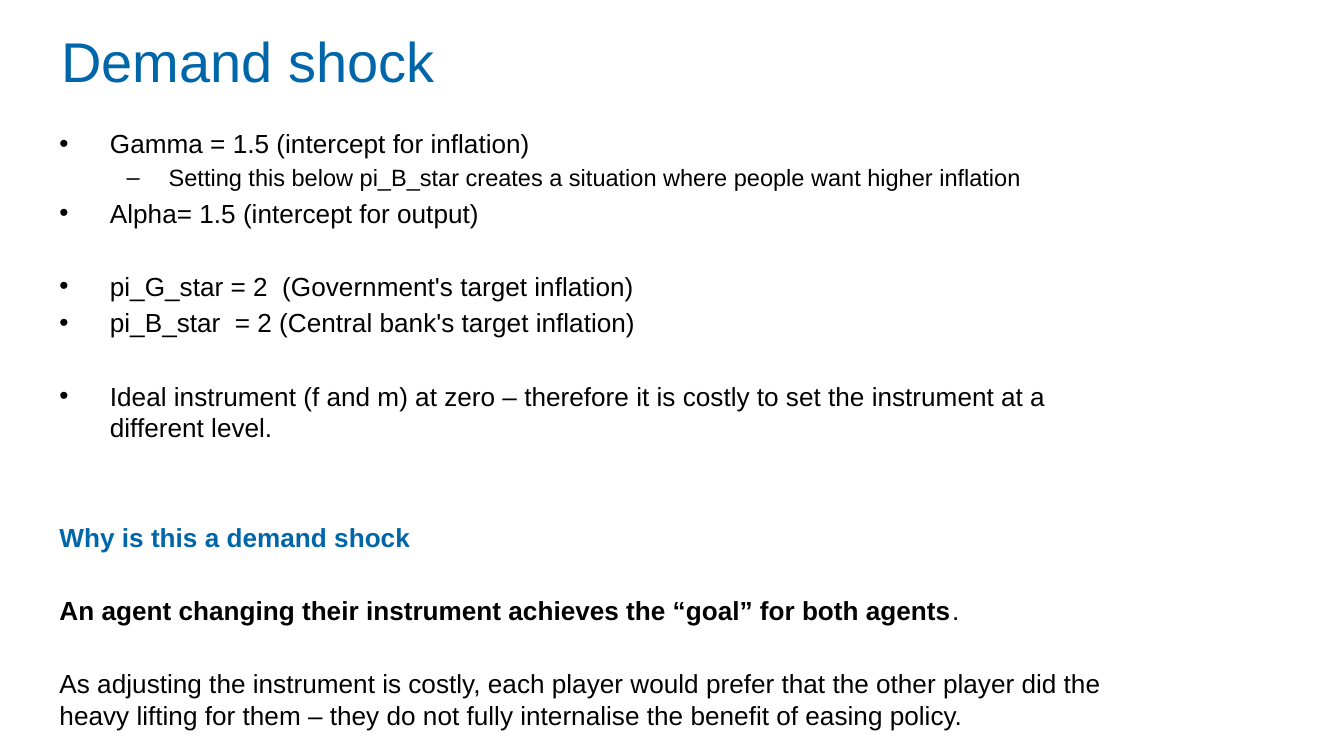
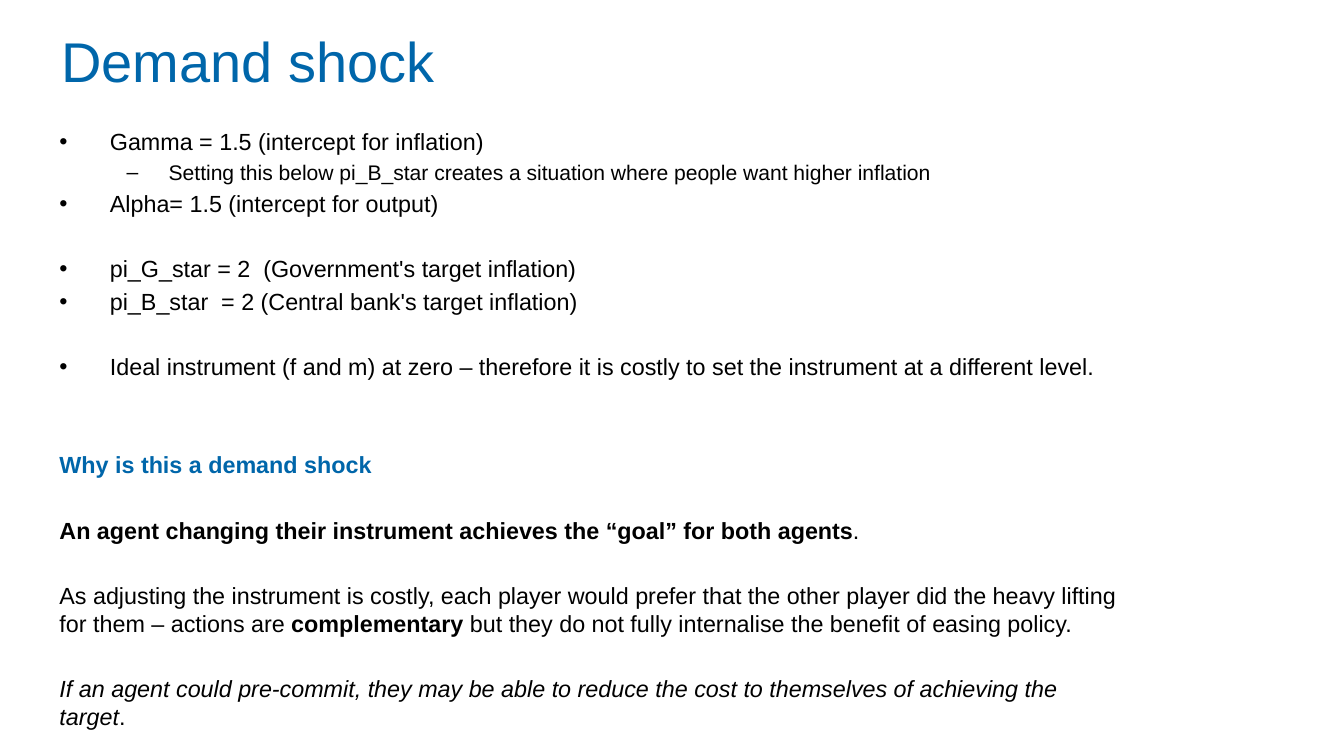
Before and after one commit to Zjub/TVHENZ, a slide deck: slide 12 of MF coordination/SI_game/Monetary and Fiscal Policy Coordination.pptx. Drawn at 1344x756 pixels with LibreOffice and Linux fonts; fonts in the diff are those of the drawing. Boxes give left, top, right and bottom in pixels: in the first picture for what was removed or moved away, otherwise in the second. Text is boxed around its words. In the diff, an @@ line names an element or a change of style, - is before the commit and + after.

Commit message:
update slides

```diff
--- a/MF coordination/SI_game/Monetary and Fiscal Policy Coordination.pptx
+++ b/MF coordination/SI_game/Monetary and Fiscal Policy Coordination.pptx
@@ text at bbox=[59, 133, 1093, 544]: size 14 to 12.5 pt in "Gamma = 1.5 (intercept for inflation)", "Alpha= 1.5 (intercept for output)", "pi_G_star = 2 (Government's target inflation)", "pi_B_star = 2 (Central bank's target inflation)" and 3 more places; size 12.6 to 11.2 pt in "Setting this below pi_B_star creates a situation ..." @@
@@ text at bbox=[59, 587, 1115, 730]: text changed; size 14 to 12.5 pt @@
-As adjusting the instrument is costly, each player would prefer that the other player did the heavy lifting for them – they do not fully internalise the benefit of easing policy.
-If an agent could precommit, they may be able to reduce the cost to themselves …
+As adjusting the instrument is costly, each player would prefer that the other player did the heavy lifting for them – actions are complementary but they do not fully internalise the benefit of easing policy.
+If an agent could pre-commit, they may be able to reduce the cost to themselves of achieving the target.
```
Also in this commit, not shown: 2 other slides changed, 3 other files.
